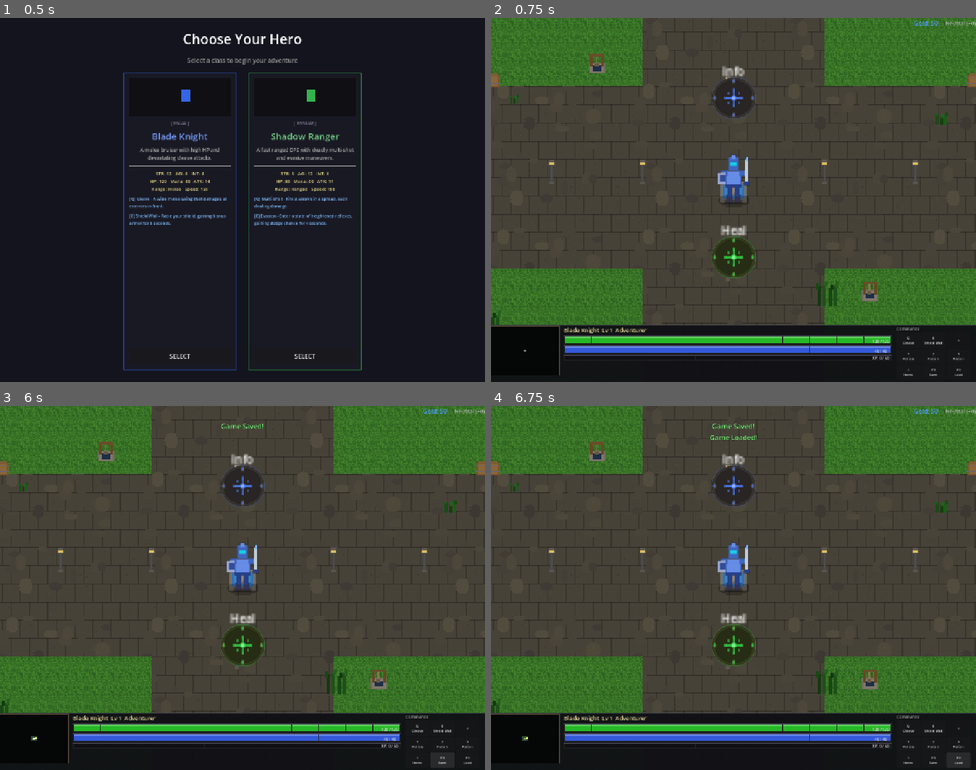
Above: before the commit, frames 1-4 (two rows, left to right).
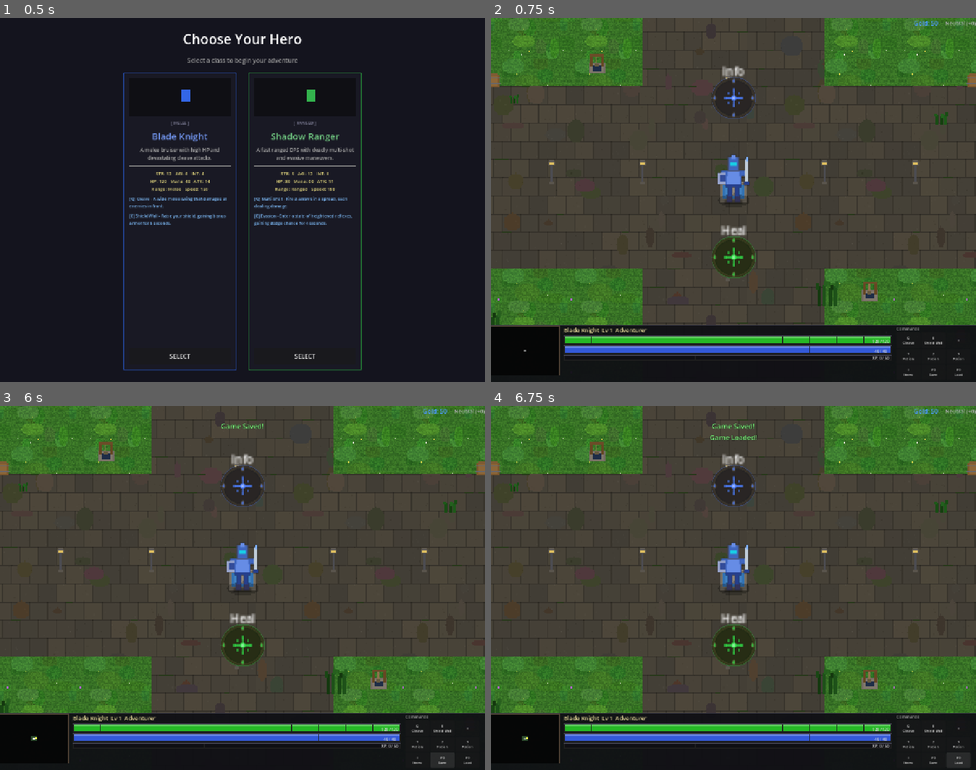
Above: after the commit, the same moments.

Repository: slxny/legends-open-rpg
Game: Godot game, scene res://scenes/main.tscn
The game is run twice, just before and just after one commit, with the same random seed, the same clock (stepped at 60 frames per second) and the same inputs.
Inputs:
- Up to frame 1 (0.5 s): no input
- Up to frame 2 (0.75 s): click "SELECT" at 0.5 s
- Up to frame 3 (6 s): click "Q Cleave" at 1.25 s; click "E Shield Wall" at 2 s; click "1 Potion" at 2.75 s; click "2 Potion" at 3.5 s; click "3 Potion" at 4.25 s; click "I Items" at 5 s; click "F5 Save" at 5.75 s
- Up to frame 4 (6.75 s): click "F9 Load" at 6.5 s

Frame 1 is identical in both runs. In frame 2, 3.2% of the frame differs, in the area x 0-100%, y 0-85%; in frame 3, 3.2%; in frame 4, 3.2%.

Commit message:
Massively improve ground tile variety to eliminate repetitive look
sprite_generator.gd:
- ground_jungle: 128x128 → 512x512, 16x less visible tiling
  - Added 5 biome types (dirt, deep shadow, clearing, moss, bright grass)
  - Added winding path-like trails through the texture
  - Added rocky pebble clusters
  - Scaled up all detail (patches, noise, specks) proportionally
- town_grass: 16x16 → 64x64, 16x less visible tiling
  - Added mowing-stripe pattern for maintained lawn feel
  - Added soft elliptical color patches for natural variation
  - Added tiny flower specks (white, yellow, purple)
- ground_stone: 128x128 → 256x256
  - Each individual brick now gets unique color shade
  - Added moss growing in grout lines
  - Added weathering stains and crack marks
- New terrain_blob texture: 128x128 soft radial gradient blob
  used for large-scale color variation overlays

havens_rest.gd:
- Scatter 45 large terrain_blob overlays across the map with 8
  different earth/green tints at varied scales and rotations
- Creates visible biome-like zones (damp areas, clearings,
  dense canopy, dry patches) that break up repetition

https://claude.ai/code/session_01Nrq25cf6CaQp2REqpVsNg9

Diff:
--- a/scenes/world/regions/havens_rest.gd
+++ b/scenes/world/regions/havens_rest.gd
@@ -97,6 +97,35 @@
 	# Dark creep ground patches near each camp
 	for camp_pos in _camp_positions:
 		_add_creep_ground(camp_pos, randf_range(140, 200))
+
+	# --- Large terrain variation overlays: tinted blobs that break up repetition ---
+	var blob_rng = RandomNumberGenerator.new()
+	blob_rng.seed = 777
+	# Variety of earth/green tints that blend naturally with jungle ground
+	var blob_tints = [
+		Color(0.15, 0.25, 0.1, 1.0),  # Darker green (dense canopy)
+		Color(0.12, 0.22, 0.08, 1.0), # Deep moss
+		Color(0.2, 0.3, 0.12, 1.0),   # Lighter clearing
+		Color(0.18, 0.15, 0.08, 1.0), # Brown-earth
+		Color(0.1, 0.2, 0.15, 1.0),   # Blue-green (damp area)
+		Color(0.22, 0.2, 0.1, 1.0),   # Dry patch
+		Color(0.08, 0.18, 0.06, 1.0), # Very dark (shadow)
+		Color(0.16, 0.28, 0.1, 1.0),  # Bright grass
+	]
+	for _i in range(45):
+		var pos = Vector2(blob_rng.randf_range(-5800, 5800), blob_rng.randf_range(-4300, 4300))
+		if pos.length() < 500:
+			continue  # Skip town area
+		var blob = Sprite2D.new()
+		blob.texture = SpriteGenerator.get_texture("terrain_blob")
+		blob.texture_filter = CanvasItem.TEXTURE_FILTER_NEAREST
+		blob.position = pos
+		var s = blob_rng.randf_range(3.0, 8.0)
+		blob.scale = Vector2(s, s * blob_rng.randf_range(0.6, 1.4))
+		blob.rotation = blob_rng.randf_range(0, TAU)
+		blob.modulate = blob_tints[blob_rng.randi() % blob_tints.size()]
+		blob.z_index = -9
+		add_child(blob)
 
 	# Scattered dirt patches across the expanded map
 	var rng = RandomNumberGenerator.new()
--- a/scripts/autoloads/sprite_generator.gd
+++ b/scripts/autoloads/sprite_generator.gd
@@ -55,7 +55,7 @@
 	for n in ["tree_jungle", "tree_small", "tree_dead", "rock", "rock_large",
 			"bush", "flowers", "grass_tuft", "grass_tuft_tall",
 			"mushroom_cluster", "fallen_log", "vines", "ground_debris",
-			"dirt_patch", "cliff_face", "icicles"]:
+			"dirt_patch", "terrain_blob", "cliff_face", "icicles"]:
 		_asset_dirs[n] = "environment"
 	# Buildings
 	for n in ["shop_building", "armory_building", "town_hall", "landing_pad", "hatchery",
@@ -163,6 +163,7 @@
 	_gen_or_load("vines")
 	_gen_or_load("ground_debris")
 	_gen_or_load("dirt_patch")
+	_gen_or_load("terrain_blob")
 	# UI
 	_gen_or_load("skull_icon")
 	# Selection / VFX
@@ -1834,13 +1835,54 @@
 	textures["town_wall_h"] = ImageTexture.create_from_image(img)
 
 func _gen_town_grass() -> void:
-	var img = Image.create(16, 16, false, Image.FORMAT_RGBA8)
+	var size = 64
+	var img = Image.create(size, size, false, Image.FORMAT_RGBA8)
 	# Maintained grass — brighter green with subtle variation
 	img.fill(Color(0.22, 0.45, 0.15))
-	for y in range(16):
-		for x in range(16):
-			var v = (hash(x * 17 + y * 31) % 100) / 1000.0 - 0.05
-			img.set_pixel(x, y, Color(0.22 + v, 0.45 + v * 1.5, 0.15 + v * 0.5))
+	var rng = RandomNumberGenerator.new()
+	rng.seed = 300
+
+	# Gentle mowing-pattern stripes (alternating slightly lighter/darker rows)
+	for y in range(size):
+		var stripe = 0.01 * sin(float(y) / 4.0 * TAU)
+		for x in range(size):
+			var base = img.get_pixel(x, y)
+			img.set_pixel(x, y, Color(base.r + stripe, base.g + stripe * 1.5, base.b + stripe * 0.5))
+
+	# Soft elliptical patches for natural variation
+	for _i in range(20):
+		var cx = rng.randi_range(0, size - 1)
+		var cy = rng.randi_range(0, size - 1)
+		var rx = rng.randi_range(4, 14)
+		var ry = rng.randi_range(3, 10)
+		var shade = rng.randf_range(0.0, 1.0)
+		var c: Color
+		if shade < 0.4:
+			c = Color(rng.randf_range(0.18, 0.24), rng.randf_range(0.4, 0.5), rng.randf_range(0.12, 0.18))
+		elif shade < 0.7:
+			c = Color(rng.randf_range(0.24, 0.3), rng.randf_range(0.48, 0.56), rng.randf_range(0.16, 0.22))
+		else:
+			c = Color(rng.randf_range(0.2, 0.26), rng.randf_range(0.42, 0.52), rng.randf_range(0.13, 0.19))
+		_fill_ellipse(img, cx, cy, rx, ry, c)
+
+	# Fine per-pixel noise
+	for y in range(size):
+		for x in range(size):
+			var v = (hash(x * 17 + y * 31 + 7) % 100) / 1200.0 - 0.04
+			var existing = img.get_pixel(x, y)
+			img.set_pixel(x, y, Color(
+				clampf(existing.r + v, 0.14, 0.34),
+				clampf(existing.g + v * 1.5, 0.35, 0.6),
+				clampf(existing.b + v * 0.5, 0.1, 0.25)))
+
+	# Tiny flower specks (white, yellow, purple)
+	for _i in range(8):
+		var x = rng.randi_range(1, size - 2)
+		var y = rng.randi_range(1, size - 2)
+		var flower_colors = [Color(0.9, 0.9, 0.85), Color(0.9, 0.85, 0.3), Color(0.7, 0.4, 0.8)]
+		var fc = flower_colors[rng.randi() % flower_colors.size()]
+		img.set_pixel(x, y, fc)
+
 	textures["town_grass"] = ImageTexture.create_from_image(img)
 
 func _gen_town_hall() -> void:
@@ -2059,81 +2101,136 @@
 	textures["stone_floor"] = ImageTexture.create_from_image(img)
 
 # ============================================================
-# RICH GROUND TILES (128x128 — SC:BW jungle terrain)
+# RICH GROUND TILES (SC:BW jungle terrain)
 # ============================================================
 
 func _gen_ground_jungle() -> void:
-	var size = 128
+	var size = 512
 	var img = Image.create(size, size, false, Image.FORMAT_RGBA8)
 	# Base dark jungle green
 	img.fill(Color(0.06, 0.14, 0.04))
 
-	# Simulate noise-like variation with overlapping patches
 	var rng = RandomNumberGenerator.new()
-	rng.seed = 42  # Deterministic for consistent look
-
-	# Large terrain patches (dirt/darker grass areas)
-	for _i in range(18):
-		var cx = rng.randi_range(0, size - 1)
-		var cy = rng.randi_range(0, size - 1)
-		var rx = rng.randi_range(8, 25)
-		var ry = rng.randi_range(6, 20)
-		var shade = rng.randf_range(0.0, 1.0)
-		var patch_color: Color
-		if shade < 0.3:
-			# Dirt patch
-			patch_color = Color(
-				rng.randf_range(0.12, 0.18),
-				rng.randf_range(0.08, 0.12),
-				rng.randf_range(0.03, 0.06))
-		elif shade < 0.6:
-			# Dark green
-			patch_color = Color(
-				rng.randf_range(0.04, 0.08),
-				rng.randf_range(0.1, 0.18),
-				rng.randf_range(0.03, 0.06))
-		else:
-			# Slightly lighter green
-			patch_color = Color(
-				rng.randf_range(0.07, 0.12),
-				rng.randf_range(0.16, 0.24),
-				rng.randf_range(0.04, 0.08))
-		_fill_ellipse(img, cx, cy, rx, ry, patch_color)
-
-	# Medium detail patches
+	rng.seed = 42
+
+	# --- Large biome-scale patches for macro variation ---
+	# These create distinct zones so each 128px section looks different
 	for _i in range(40):
 		var cx = rng.randi_range(0, size - 1)
 		var cy = rng.randi_range(0, size - 1)
-		var rx = rng.randi_range(3, 10)
-		var ry = rng.randi_range(2, 8)
+		var rx = rng.randi_range(30, 100)
+		var ry = rng.randi_range(25, 80)
+		var shade = rng.randf_range(0.0, 1.0)
+		var patch_color: Color
+		if shade < 0.2:
+			# Dirt/mud patch
+			patch_color = Color(
+				rng.randf_range(0.12, 0.2),
+				rng.randf_range(0.08, 0.14),
+				rng.randf_range(0.03, 0.07))
+		elif shade < 0.4:
+			# Deep dark green (dense canopy shadow)
+			patch_color = Color(
+				rng.randf_range(0.03, 0.06),
+				rng.randf_range(0.08, 0.14),
+				rng.randf_range(0.02, 0.05))
+		elif shade < 0.6:
+			# Medium green (open clearing)
+			patch_color = Color(
+				rng.randf_range(0.08, 0.14),
+				rng.randf_range(0.18, 0.28),
+				rng.randf_range(0.05, 0.1))
+		elif shade < 0.8:
+			# Mossy green-brown
+			patch_color = Color(
+				rng.randf_range(0.1, 0.16),
+				rng.randf_range(0.14, 0.2),
+				rng.randf_range(0.04, 0.08))
+		else:
+			# Lighter grass area
+			patch_color = Color(
+				rng.randf_range(0.1, 0.16),
+				rng.randf_range(0.22, 0.32),
+				rng.randf_range(0.06, 0.1))
+		_fill_ellipse(img, cx, cy, rx, ry, patch_color)
+
+	# --- Medium detail patches for mid-range texture ---
+	for _i in range(120):
+		var cx = rng.randi_range(0, size - 1)
+		var cy = rng.randi_range(0, size - 1)
+		var rx = rng.randi_range(6, 25)
+		var ry = rng.randi_range(4, 20)
+		var shade = rng.randf_range(0.0, 1.0)
+		var c: Color
+		if shade < 0.3:
+			c = Color(
+				rng.randf_range(0.05, 0.12),
+				rng.randf_range(0.1, 0.2),
+				rng.randf_range(0.03, 0.07))
+		elif shade < 0.5:
+			# Small dirt spots
+			c = Color(
+				rng.randf_range(0.13, 0.19),
+				rng.randf_range(0.1, 0.14),
+				rng.randf_range(0.05, 0.08))
+		else:
+			c = Color(
+				rng.randf_range(0.06, 0.14),
+				rng.randf_range(0.12, 0.24),
+				rng.randf_range(0.03, 0.09))
+		_fill_ellipse(img, cx, cy, rx, ry, c)
+
+	# --- Small rocky/pebble clusters ---
+	for _i in range(30):
+		var cx = rng.randi_range(0, size - 1)
+		var cy = rng.randi_range(0, size - 1)
+		var rx = rng.randi_range(2, 6)
+		var ry = rng.randi_range(2, 5)
 		var c = Color(
-			rng.randf_range(0.05, 0.14),
-			rng.randf_range(0.1, 0.22),
-			rng.randf_range(0.03, 0.08))
+			rng.randf_range(0.16, 0.24),
+			rng.randf_range(0.14, 0.2),
+			rng.randf_range(0.1, 0.14))
 		_fill_ellipse(img, cx, cy, rx, ry, c)
 
-	# Fine pixel noise for texture
-	for _i in range(600):
+	# --- Winding path-like trails (connect random points) ---
+	for _trail in range(5):
+		var px = rng.randf_range(0, size)
+		var py = rng.randf_range(0, size)
+		var trail_color = Color(
+			rng.randf_range(0.14, 0.2),
+			rng.randf_range(0.1, 0.15),
+			rng.randf_range(0.05, 0.08))
+		for _step in range(rng.randi_range(40, 100)):
+			px += rng.randf_range(-4, 4)
+			py += rng.randf_range(-4, 4)
+			px = fmod(px + size, size)
+			py = fmod(py + size, size)
+			var ix = int(px) % size
+			var iy = int(py) % size
+			_fill_ellipse(img, ix, iy, rng.randi_range(2, 5), rng.randi_range(1, 4), trail_color)
+
+	# Fine pixel noise for texture grain
+	for _i in range(3000):
 		var x = rng.randi_range(0, size - 1)
 		var y = rng.randi_range(0, size - 1)
 		var existing = img.get_pixel(x, y)
 		var variation = rng.randf_range(-0.03, 0.03)
 		img.set_pixel(x, y, Color(
-			clampf(existing.r + variation, 0.02, 0.2),
-			clampf(existing.g + variation * 1.5, 0.06, 0.28),
-			clampf(existing.b + variation * 0.5, 0.01, 0.1)))
-
-	# Occasional tiny bright green specks (grass tips)
-	for _i in range(80):
+			clampf(existing.r + variation, 0.02, 0.25),
+			clampf(existing.g + variation * 1.5, 0.06, 0.35),
+			clampf(existing.b + variation * 0.5, 0.01, 0.12)))
+
+	# Bright green specks (grass tips catching light)
+	for _i in range(400):
 		var x = rng.randi_range(0, size - 1)
 		var y = rng.randi_range(0, size - 1)
 		img.set_pixel(x, y, Color(
-			rng.randf_range(0.12, 0.2),
-			rng.randf_range(0.28, 0.4),
-			rng.randf_range(0.06, 0.12)))
-
-	# Tiny dark shadow spots
-	for _i in range(30):
+			rng.randf_range(0.12, 0.22),
+			rng.randf_range(0.28, 0.42),
+			rng.randf_range(0.06, 0.14)))
+
+	# Tiny dark shadow spots (root shadows, leaf litter)
+	for _i in range(150):
 		var x = rng.randi_range(0, size - 2)
 		var y = rng.randi_range(0, size - 2)
 		var dark = Color(0.03, 0.06, 0.02)
@@ -2189,7 +2286,7 @@
 	textures["ground_creep"] = ImageTexture.create_from_image(img)
 
 func _gen_ground_stone() -> void:
-	var size = 128
+	var size = 256
 	var img = Image.create(size, size, false, Image.FORMAT_RGBA8)
 	# Stone floor for town area
 	img.fill(Color(0.28, 0.26, 0.22))
@@ -2197,42 +2294,64 @@
 	var rng = RandomNumberGenerator.new()
 	rng.seed = 77
 
-	# Stone block grid lines
+	# Stone block grid lines (16px blocks, brick pattern)
 	for x in range(size):
-		for y_line in [0, 16, 32, 48, 64, 80, 96, 112]:
-			if y_line < size:
-				var existing = img.get_pixel(x, y_line)
-				img.set_pixel(x, y_line, existing.darkened(0.25))
+		for y_line in range(0, size, 16):
+			var existing = img.get_pixel(x, y_line)
+			img.set_pixel(x, y_line, existing.darkened(0.25))
 	for y in range(size):
-		# Offset every other row for brick pattern
 		var row = y / 16
 		var x_offset = 8 if row % 2 == 1 else 0
-		for x_line in [0, 16, 32, 48, 64, 80, 96, 112]:
+		for x_line in range(0, size, 16):
 			var actual_x = (x_line + x_offset) % size
-			if actual_x < size:
-				var existing = img.get_pixel(actual_x, y)
-				img.set_pixel(actual_x, y, existing.darkened(0.2))
-
-	# Subtle color variation per "stone block"
-	for _i in range(30):
+			var existing = img.get_pixel(actual_x, y)
+			img.set_pixel(actual_x, y, existing.darkened(0.2))
+
+	# Per-brick color variation (each block gets a unique shade)
+	for by in range(0, size, 16):
+		for bx in range(0, size, 16):
+			var row = by / 16
+			var x_off = 8 if row % 2 == 1 else 0
+			var block_x = bx + x_off
+			var v = rng.randf_range(-0.06, 0.06)
+			var block_color = Color(0.28 + v, 0.26 + v * 0.8, 0.22 + v * 0.4)
+			for py in range(by + 1, min(by + 16, size)):
+				for px in range(block_x + 1, min(block_x + 16, size)):
+					var actual_px = px % size
+					var existing = img.get_pixel(actual_px, py)
+					img.set_pixel(actual_px, py, existing.lerp(block_color, 0.4))
+
+	# Weathering stains and cracks
+	for _i in range(40):
 		var cx = rng.randi_range(0, size - 1)
 		var cy = rng.randi_range(0, size - 1)
-		var rx = rng.randi_range(3, 7)
-		var ry = rng.randi_range(3, 7)
-		var v = rng.randf_range(-0.04, 0.04)
-		_fill_ellipse(img, cx, cy, rx, ry, Color(
-			0.28 + v, 0.26 + v, 0.22 + v * 0.5))
+		var rx = rng.randi_range(3, 10)
+		var ry = rng.randi_range(3, 10)
+		var stain = Color(
+			rng.randf_range(0.22, 0.32),
+			rng.randf_range(0.2, 0.28),
+			rng.randf_range(0.16, 0.24))
+		_fill_ellipse(img, cx, cy, rx, ry, stain)
+
+	# Moss growing between some bricks (green tint in grout lines)
+	for _i in range(25):
+		var x = rng.randi_range(0, size - 1)
+		var y_line = rng.randi_range(0, size / 16 - 1) * 16
+		for dx in range(rng.randi_range(3, 12)):
+			var px = (x + dx) % size
+			if y_line < size:
+				img.set_pixel(px, y_line, Color(0.15, 0.22, 0.1))
 
 	# Pixel noise for weathered look
-	for _i in range(300):
+	for _i in range(800):
 		var x = rng.randi_range(0, size - 1)
 		var y = rng.randi_range(0, size - 1)
 		var existing = img.get_pixel(x, y)
 		var v = rng.randf_range(-0.03, 0.03)
 		img.set_pixel(x, y, Color(
-			clampf(existing.r + v, 0.18, 0.38),
-			clampf(existing.g + v, 0.16, 0.36),
-			clampf(existing.b + v, 0.12, 0.32)))
+			clampf(existing.r + v, 0.15, 0.4),
+			clampf(existing.g + v, 0.14, 0.38),
+			clampf(existing.b + v, 0.1, 0.34)))
 
 	textures["ground_stone"] = ImageTexture.create_from_image(img)
 
@@ -2361,6 +2480,23 @@
 	_fill_ellipse(img, 14, 11, 11, 8, Color(0.16, 0.12, 0.07, 0.6))
 	_fill_ellipse(img, 18, 13, 8, 6, Color(0.18, 0.14, 0.08, 0.5))
 	textures["dirt_patch"] = ImageTexture.create_from_image(img)
+
+func _gen_terrain_blob() -> void:
+	# Large soft radial blob for terrain color variation overlays.
+	# White center fading to transparent edges — tinted via modulate at placement.
+	var size = 128
+	var img = Image.create(size, size, false, Image.FORMAT_RGBA8)
+	img.fill(Color(0, 0, 0, 0))
+	var center = Vector2(size / 2.0, size / 2.0)
+	var radius = size / 2.0
+	for y in range(size):
+		for x in range(size):
+			var dist = Vector2(x, y).distance_to(center) / radius
+			if dist < 1.0:
+				# Smooth falloff: cubic for soft edges
+				var alpha = (1.0 - dist * dist) * (1.0 - dist * dist)
+				img.set_pixel(x, y, Color(1.0, 1.0, 1.0, alpha * 0.45))
+	textures["terrain_blob"] = ImageTexture.create_from_image(img)
 
 func _gen_skull_icon() -> void:
 	var img = Image.create(12, 12, false, Image.FORMAT_RGBA8)
